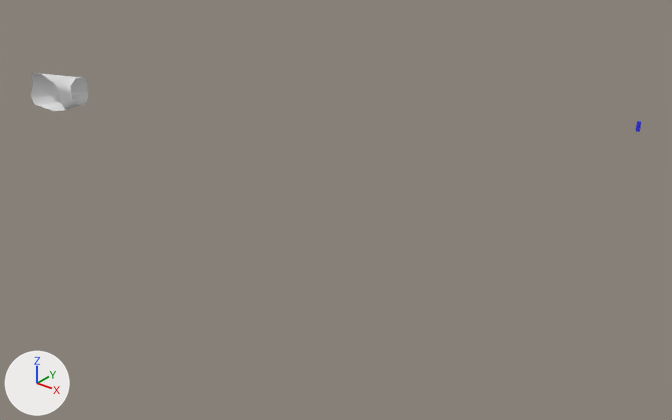
What one commit did to the Blender file Assets/models/cave/room05/room05c.blend.
Both versions are drawn from a 50 mm camera at (-131.8, -237.3, 80.0) aimed at (-252.0, -87.0, -13.2). The axes (+X, +Y, +Z) are drawn at lower left. The lights are the same throughout.

Names of what the first picture shows: 'tunnel03.001'.
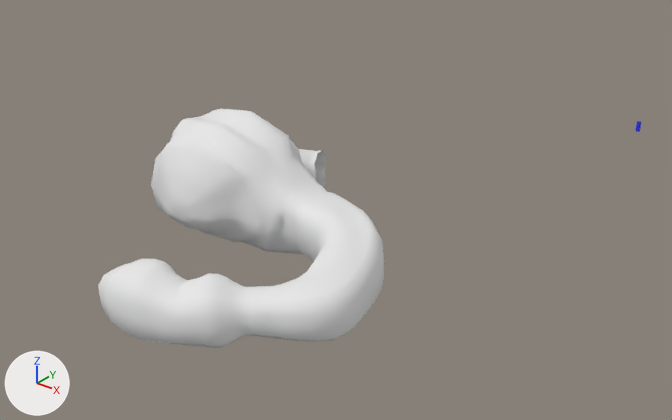
The newer file is also turned or shifted as a whole; pictures and numbers use the older file's frame.

The change, as a diff of the scene's bpy script:
```diff
--- a/Assets/models/cave/room05/room05c.blend.py
+++ b/Assets/models/cave/room05/room05c.blend.py
@@ me_cylinder_000_1 @@
+me_cylinder_000_1.from_pydata(...)  # 840 vertices, 815 faces; spans x -350.9..-315.9, y -132.4..-92.8, z -5.5..17.7
+me_cylinder_000_1.polygons.foreach_set('use_smooth', [True] * 815)
+me_cylinder_000_1.materials.append(mat_cavern)  # its picture is missing
@@ me_cylinder_001 @@
+me_cylinder_001.from_pydata(...)  # 552 vertices, 528 faces; spans x -315.9..-289.5, y -150.4..-111.4, z -4.0..7.4
+me_cylinder_001.polygons.foreach_set('use_smooth', [True] * 528)
+me_cylinder_001.materials.append(mat_cavern)  # its picture is missing
@@ me_cylinder_002 @@
+me_cylinder_002.from_pydata(...)  # 912 vertices, 889 faces; spans x -326.8..-300.0, y -160.7..-144.4, z -3.7..6.9
+me_cylinder_002.polygons.foreach_set('use_smooth', [True] * 889)
+me_cylinder_002.materials.append(mat_cavern)  # its picture is missing
@@ ob_tunnel03_001 @@
-ob_tunnel03_001 = bpy.data.objects.new('tunnel03.001', me_cylinder_000)
-ob_tunnel03_001.location = (0.0, 0.0, 0.0)
@@ ob_room05c_cavern_000 @@
+ob_room05c_cavern_000 = bpy.data.objects.new('room05c.cavern.000', me_cylinder_000_1)
+ob_room05c_cavern_000.location = (81.7, 0.0, 0.0)
@@ ob_room05c_passage_000 @@
+ob_room05c_passage_000 = bpy.data.objects.new('room05c.passage.000', me_cylinder_001)
+ob_room05c_passage_000.location = (81.7, 0.0, 0.0)
@@ ob_room05c_cavern_001 @@
+ob_room05c_cavern_001 = bpy.data.objects.new('room05c.cavern.001', me_cylinder_002)
+ob_room05c_cavern_001.location = (81.7, 0.0, 0.0)
```

Where the change shows, as pixel boxes [x1, y1, x2, y2] in the pictures (672 x 420 px):
'room05c.cavern.000', added: after [151, 109, 326, 254]
'room05c.passage.000', added: after [247, 188, 384, 342]
'room05c.cavern.001', added: after [98, 258, 253, 348]
'tunnel03.001', deleted: before [31, 73, 88, 111]
